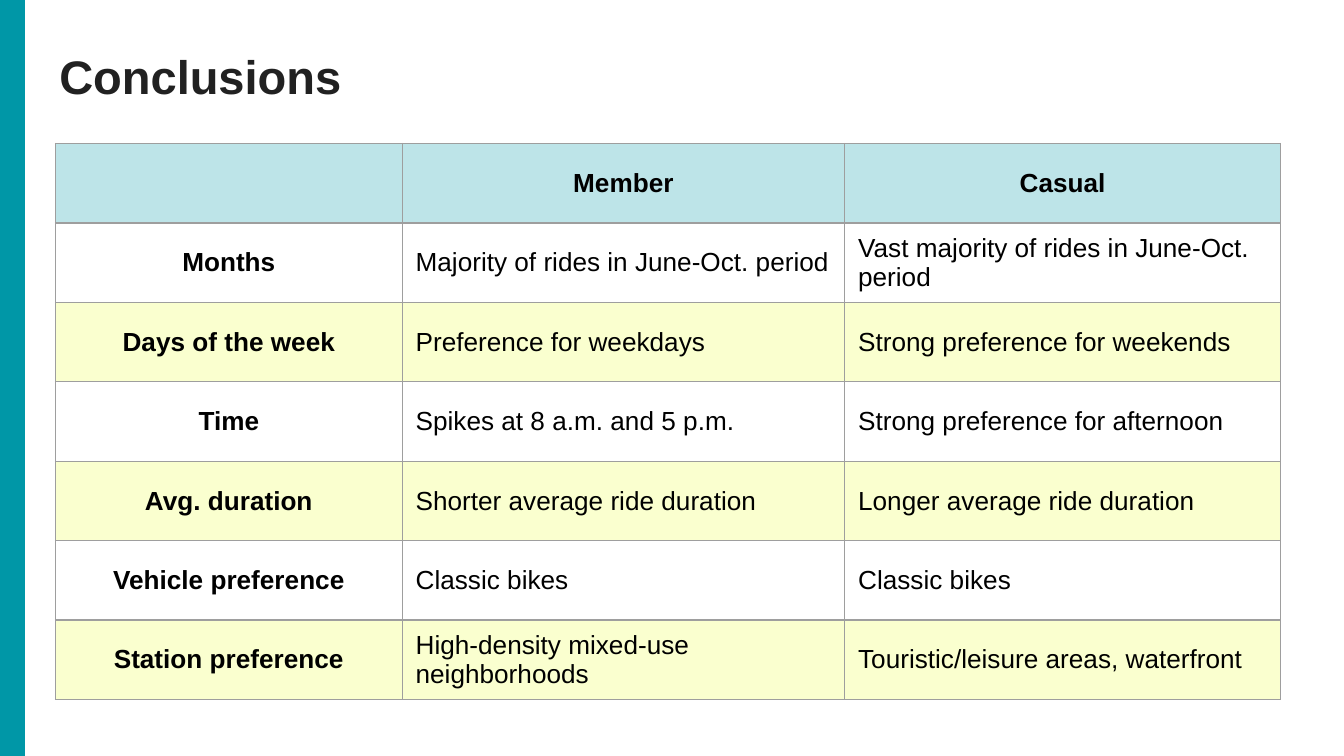
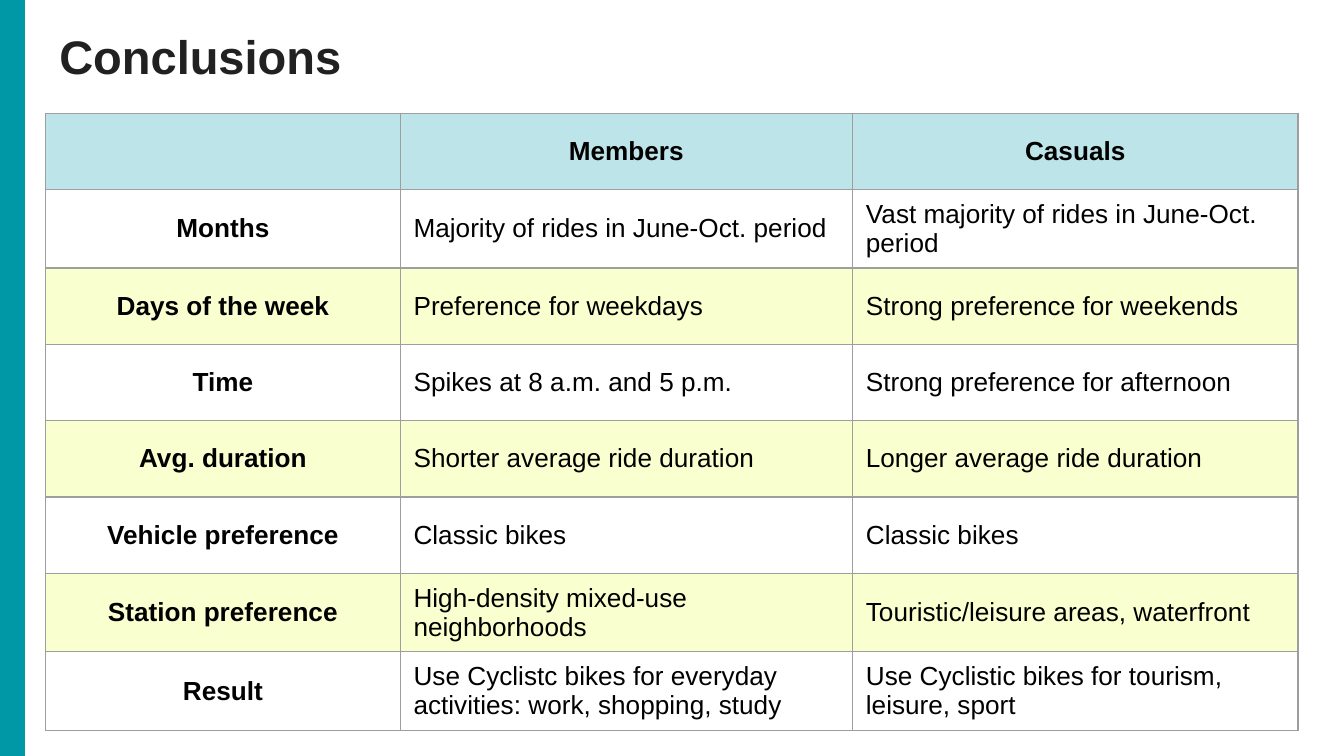
Before and after one commit to luanfaraujo/cyclistic-case-study-en, a slide deck: slide 17 of bike_share_presentation-en.pptx. Drawn at 1344x756 pixels with LibreOffice and Linux fonts; fonts in the diff are those of the drawing. Boxes give left, top, right and bottom in pixels: in the first picture for what was removed or moved away, otherwise in the second. Text is boxed around its words. In the diff, an @@ line names an element or a change of style, - is before the commit and + after.

```diff
--- a/bike_share_presentation-en.pptx
+++ b/bike_share_presentation-en.pptx
@@ title "Conclusions" moved from (x1=59, y1=60, x2=341, y2=95) to (x1=59, y1=40, x2=341, y2=75) @@
@@ table at (x1=46, y1=113, x2=1300, y2=730) @@
-row 1, column 2: Member
+row 1, column 2: Members
-row 1, column 3: Casual
+row 1, column 3: Casuals
+row 8: Result | Use Cyclistc bikes for everyday activities: work, shopping, study | Use Cyclistic bikes for tourism, leisure, sport
@@ table resized from (x1=55, y1=144, x2=1279, y2=700) to (x1=46, y1=113, x2=1300, y2=730) @@
```
Also in this commit, not shown: 6 other slides changed.
